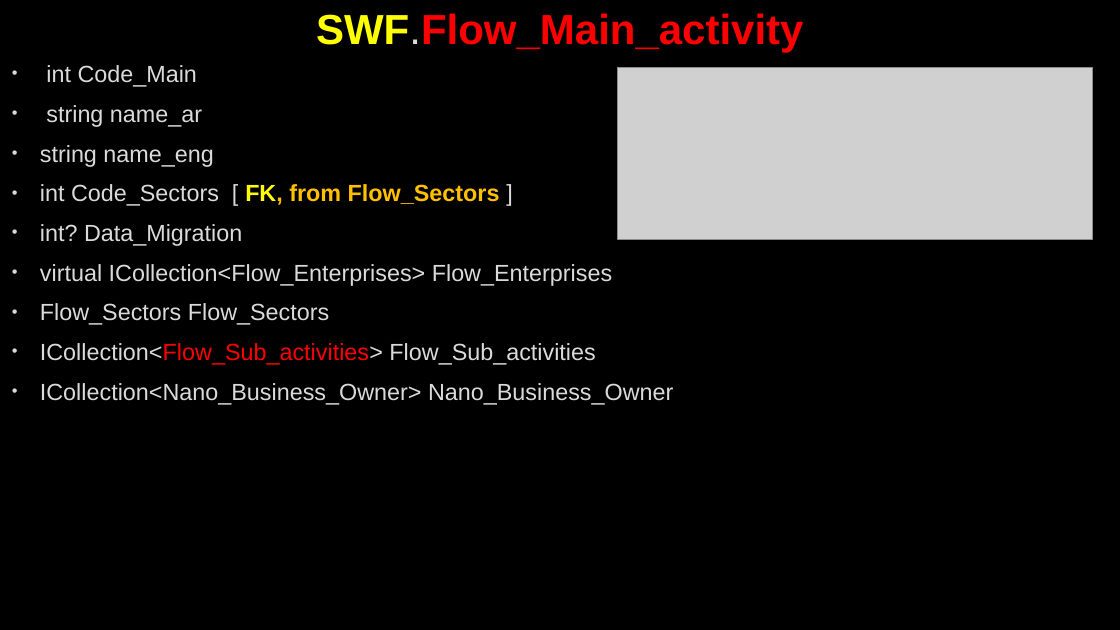
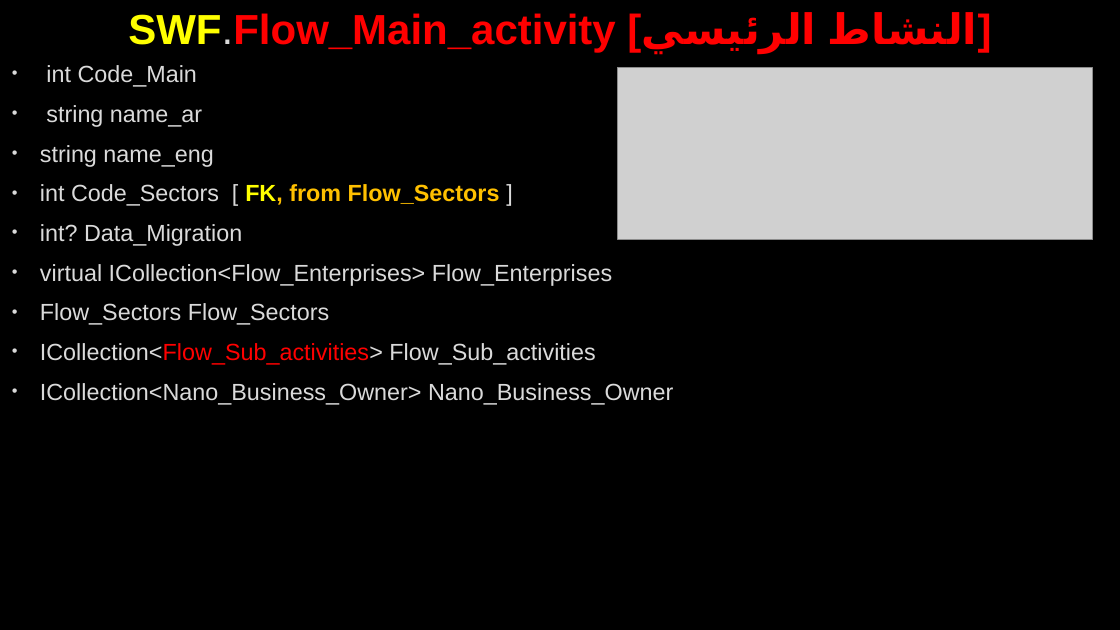
Before and after one commit to AhmedMohamedSamir1/Summary, a slide deck: slide 100 of Dot Net/Business.pptx (slide 99 before the commit). Drawn at 1120x630 pixels with LibreOffice and Linux fonts; fonts in the diff are those of the drawing; grey boxes stand for pictures; background and template pictures are left out. Boxes give left, top, right and bottom in pixels: in the first picture for what was removed or moved away, otherwise in the second. Text is boxed around its words. In the diff, an @@ line names an element or a change of style, - is before the commit and + after.

```diff
--- a/Dot Net/Business.pptx
+++ b/Dot Net/Business.pptx
@@ title at (x1=128, y1=12, x2=992, y2=53): text changed @@
-SWF.Flow_Main_activity
+SWF.Flow_Main_activity [النشاط الرئيسي]
```
Also in this commit, not shown: 5 other slides changed, 1 slide added, 7 other files.
